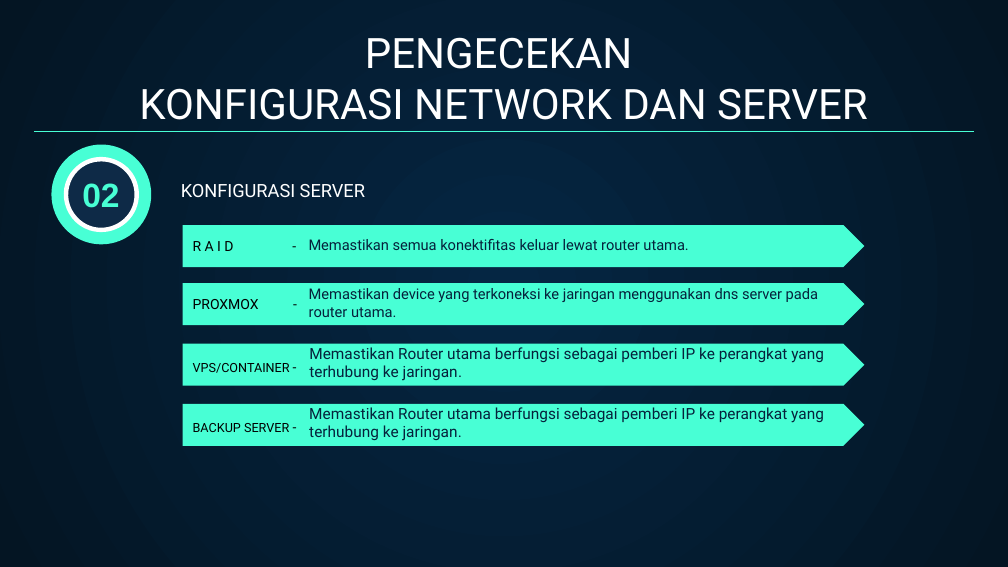
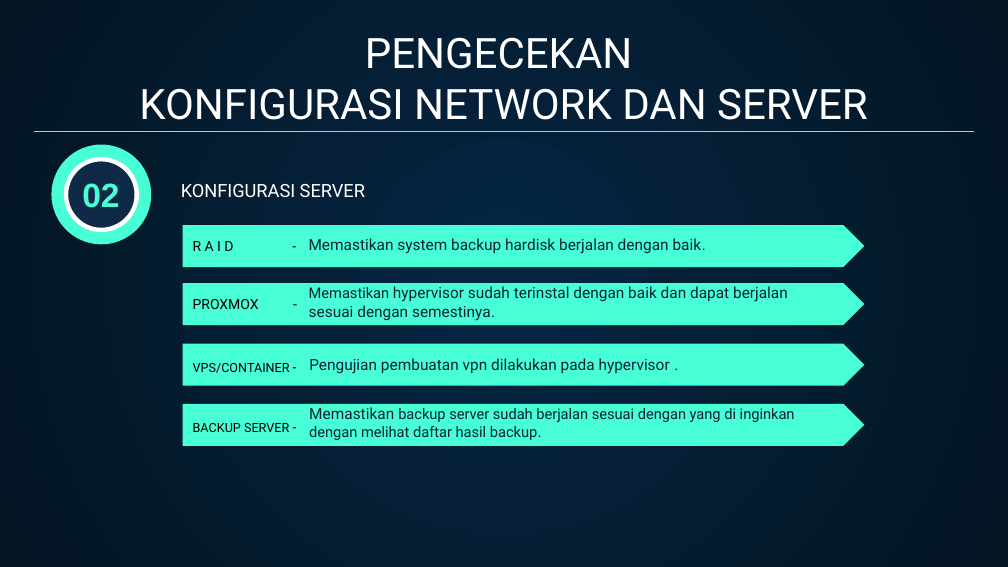
Before and after one commit to admin708/dokumen, a slide deck: slide 11 of ppt ith.pptx. Drawn at 1008x567 pixels with LibreOffice and Linux fonts; fonts in the diff are those of the drawing. Boxes give left, top, right and bottom in pixels: in the first picture for what was removed or moved away, otherwise in the second. Text is boxed around its words. In the diff, an @@ line names an element or a change of style, - is before the commit and + after.

Commit message:
ppt update

```diff
--- a/ppt ith.pptx
+++ b/ppt ith.pptx
@@ text at [309,238,702,254]: text changed; size 10.5 to 11 pt @@
-Memastikan semua konektifitas keluar lewat router utama.
+Memastikan system backup hardisk berjalan dengan baik.
@@ text at [309,286,788,321]: text changed; size 10.5 to 11 pt @@
-Memastikan device yang terkoneksi ke jaringan menggunakan dns server pada router utama.
+Memastikan hypervisor sudah terinstal dengan baik dan dapat berjalan sesuai dengan semestinya.
@@ text at [309,358,670,374]: text changed @@
-Memastikan Router utama berfungsi sebagai pemberi IP ke perangkat yang terhubung ke jaringan.
+Pengujian pembuatan vpn dilakukan pada hypervisor .
@@ text at [309,407,795,440]: text changed; size 11 to 10.5 pt @@
-Memastikan Router utama berfungsi sebagai pemberi IP ke perangkat yang terhubung ke jaringan.
+Memastikan backup server sudah berjalan sesuai dengan yang di inginkan dengan melihat daftar hasil backup.
```
Also in this commit, not shown: 1 slide added.
